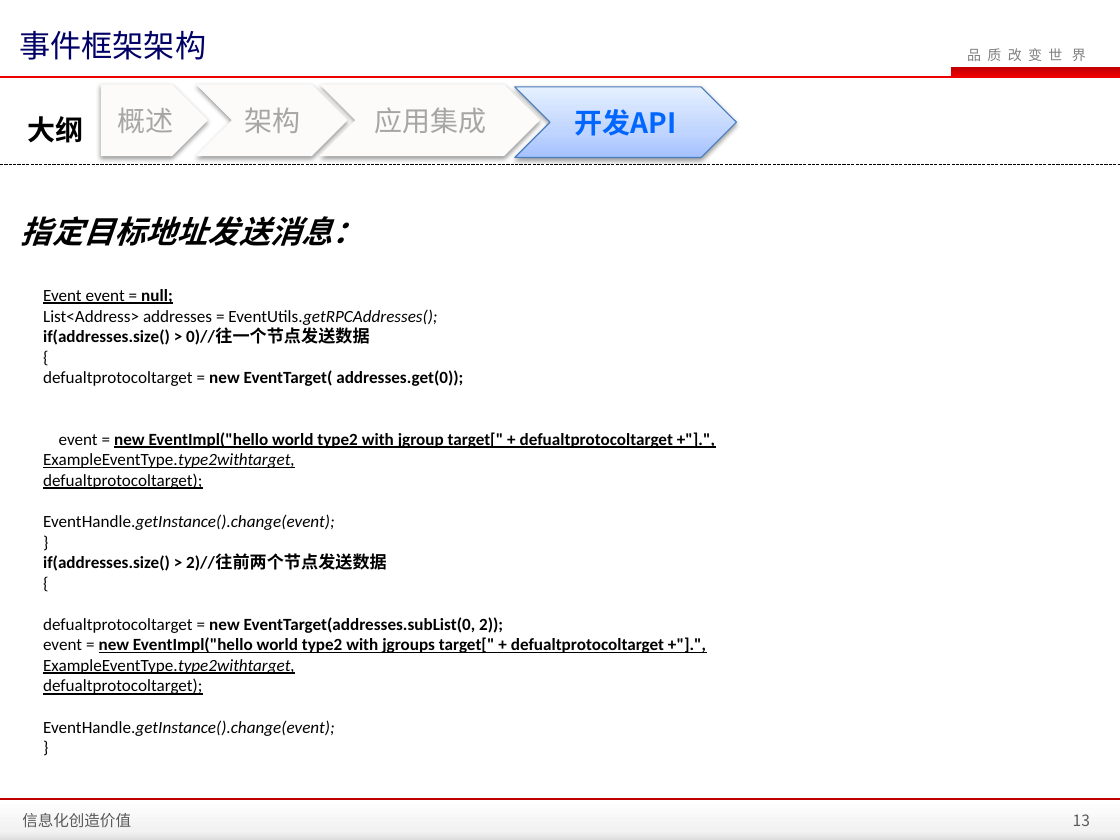
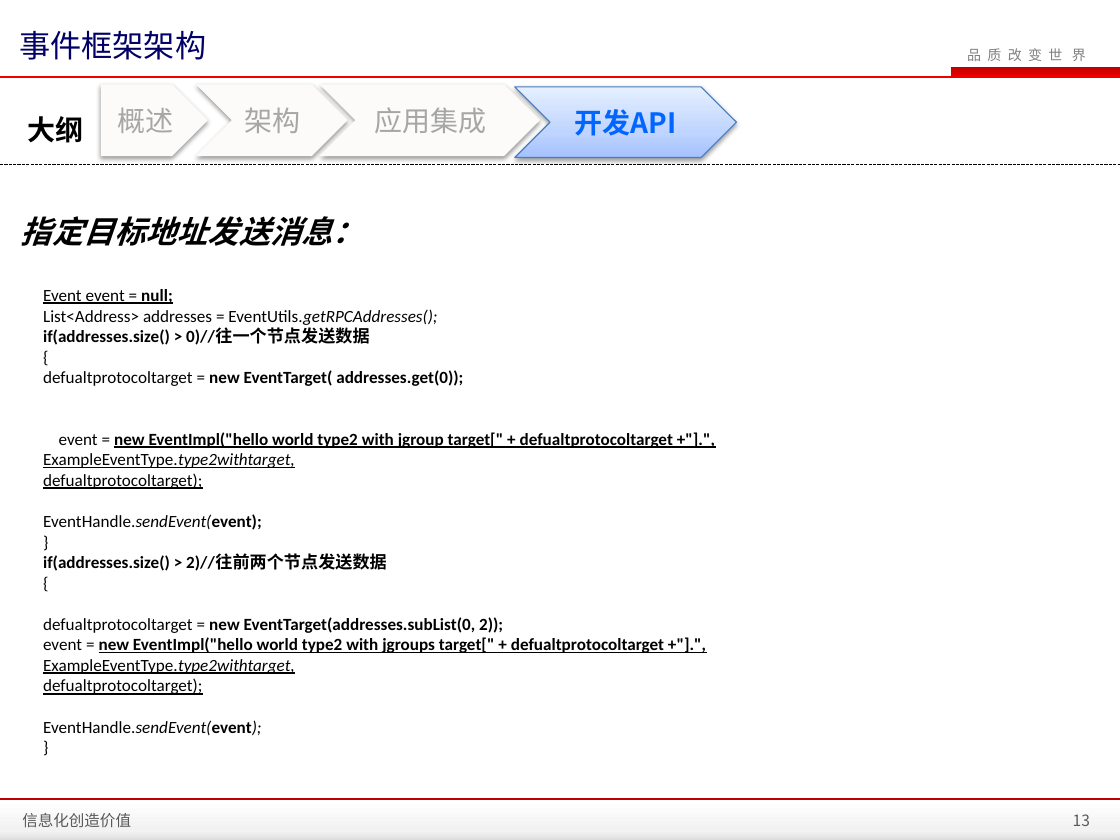
Before and after one commit to zhanght86/bboss-cms, a slide deck: slide 13 of 文档/平台分布式事件框架介绍.pptx. Drawn at 1120x840 pixels with LibreOffice and Linux fonts; fonts in the diff are those of the drawing; background and template pictures are left out. Boxes give left, top, right and bottom in pixels: in the first picture for what was removed or moved away, otherwise in the second. Text is boxed around its words. In the diff, an @@ line names an element or a change of style, - is before the commit and + after.

```diff
--- a/文档/平台分布式事件框架介绍.pptx
+++ b/文档/平台分布式事件框架介绍.pptx
@@ text at (43, 514, 262, 530): text changed; italic off @@
-EventHandle.getInstance().change(event);
+EventHandle.sendEvent(event);
@@ text at (43, 720, 261, 735): text changed; italic off @@
-EventHandle.getInstance().change(event);
+EventHandle.sendEvent(event);
```
Also in this commit, not shown: 2 other slides changed, 12 other files.
